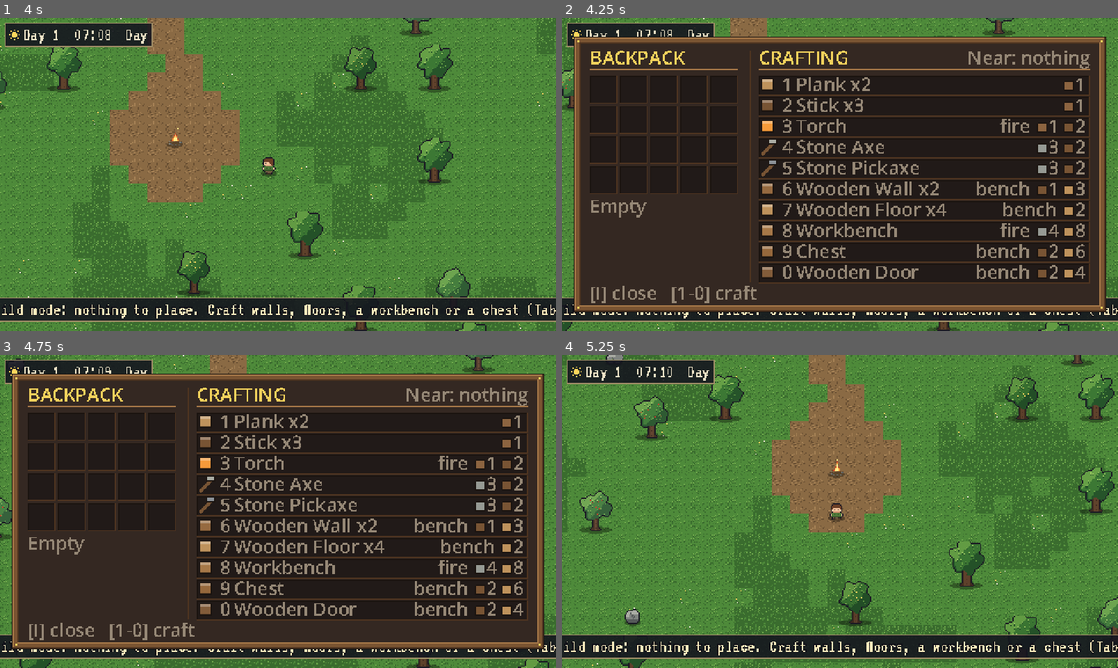
Above: before the commit, frames 1-4 (two rows, left to right).
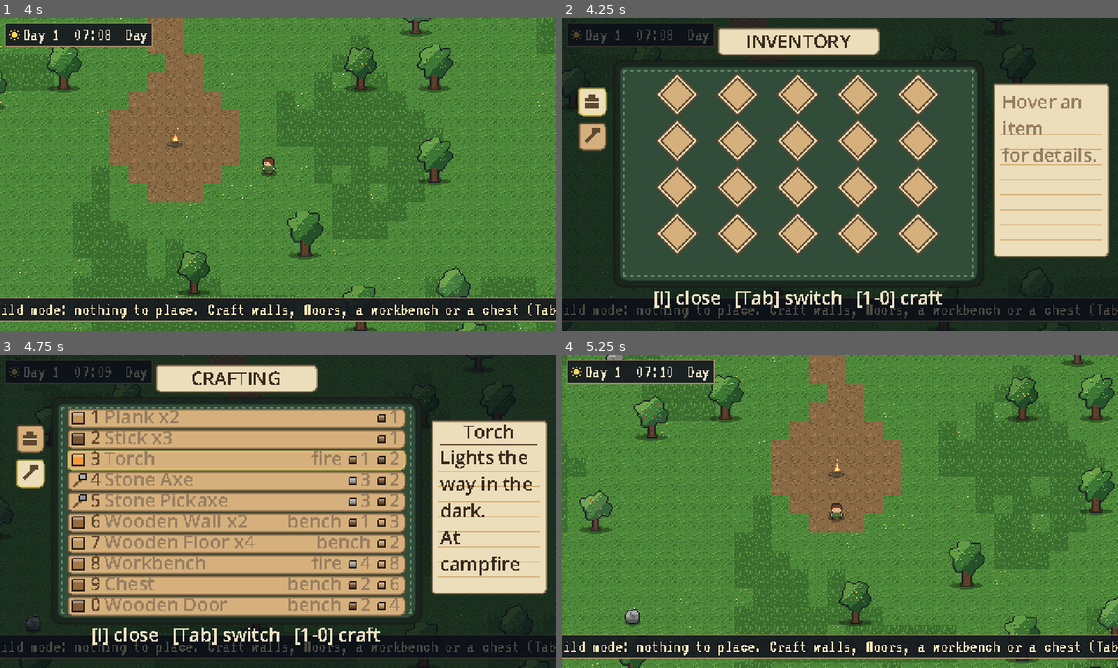
Above: after the commit, the same moments.

Repository: GillesBodart/laby
Game: Godot game, scene res://scenes/world/world.tscn
The game is run twice, just before and just after one commit, with the same random seed, the same clock (stepped at 60 frames per second) and the same inputs.
Inputs (mouse positions are in pixels of both pictures, inside the frame that each line leads up to):
- Up to frame 1 (4 s): tap Enter at 0.5 s; move the mouse to (400, 158) at 0.52 s; hold D (move_right) 0.53-1.28 s; tap Tab at 0.6, 1.55, 2.3, 3.05, 3.8 s; click (400, 158) at 0.67 s; move the mouse to (166, 190) at 1.27 s; hold S (move_down) 1.28-2.03 s; tap Q (build_next) at 1.35 s; click (166, 190) at 1.42 s; move the mouse to (333, 105) at 2.02 s; hold D (move_right) 2.03-2.78 s; hold F (build_place) 2.03-2.78 s; click (333, 105) at 2.17 s; move the mouse to (250, 237) at 2.77 s; hold W (move_up) 2.78-3.53 s; tap X (build_remove) at 2.85 s; click (250, 237) at 2.92 s; move the mouse to (444, 221) at 3.52 s; hold A (move_left) from 3.53 s (still down); hold B (build_toggle) from 3.53 s (still down); click (444, 221) at 3.67 s
- Up to frame 2 (4.25 s): keep holding A (move_left); keep holding B (build_toggle); tap I (inventory) at 4.15 s
- Up to frame 3 (4.75 s): keep holding A (move_left); move the mouse to (111, 464) at 4.27 s; release B (build_toggle) at 4.28 s; tap E (interact) at 4.35 s; click (111, 464) at 4.42 s; tap Tab at 4.55 s
- Up to frame 4 (5.25 s): tap Escape at 4.9 s; move the mouse to (867, 511) at 5.02 s; release A (move_left) at 5.03 s; hold S (move_down) from 5.03 s (still down); hold Shift (run) from 5.03 s (still down); click (867, 511) at 5.17 s

Frame 1 is identical in both runs. In frame 2, 90% of the frame differs, in the area x 0-100%, y 0-100%; in frame 3, 90%; in frame 4, nothing differs.

Commit message:
Backpack UI: diamond slots, note card, crafting tab (inspired by Pocket Inventory Series)
Co-authored-by: Copilot <223556219+Copilot@users.noreply.github.com>

Diff:
--- a/scripts/core/item_catalog.gd
+++ b/scripts/core/item_catalog.gd
@@ -32,6 +32,26 @@
 ]
 
 
+const DESC := {
+	"wood": "Rough logs from the Clearing's trees.",
+	"stone": "Grey stone. Good for tools and benches.",
+	"plank": "Cut planks. Used for all building.",
+	"stick": "Sturdy sticks for handles.",
+	"torch": "Lights the way in the dark.",
+	"stone_axe": "Chops trees faster.",
+	"stone_pickaxe": "Mines rocks faster.",
+	"wooden_wall": "Place with B. Blocks the way.",
+	"wooden_floor": "Place with B. Walkable.",
+	"workbench": "Place with B. Unlocks crafting.",
+	"chest": "Place with B. Opens the Stash (G).",
+	"wooden_door": "Place with B. F opens/closes.",
+}
+
+
+static func description(id: String) -> String:
+	return DESC.get(id, "")
+
+
 static func item_name(id: String) -> String:
 	return ITEMS[id].name
 
--- a/scripts/ui/crafting_panel.gd
+++ b/scripts/ui/crafting_panel.gd
@@ -1,47 +1,56 @@
 extends PanelContainer
-## Backpack + crafting screen (I). Pixel-RPG layout: item grid on the left,
-## recipe list on the right. Press 1-0 to craft the listed recipe.
+## Backpack / crafting screen (I). Two tabs (Tab key or click): a diamond-slot
+## backpack with an item note card, and the crafting list (1-0 or click).
 
 const KEYS := [KEY_1, KEY_2, KEY_3, KEY_4, KEY_5, KEY_6, KEY_7, KEY_8, KEY_9, KEY_0]
+const SIZE := Vector2(480, 270)
 const COLS := 5
-const SLOT := 24
-const GAP := 2
-const SIZE := Vector2(460, 238)
+const PITCH := Vector2(52, 40)
+const DIAMOND := 18
+const PANEL := Rect2(44, 36, 320, 196)
+const CARD := Rect2(372, 56, 100, 150)
+const TABS := ["INVENTORY", "CRAFTING"]
 
 const INK := Color8(27, 20, 16)
-const FRAME := Color8(122, 84, 50)
-const FRAME_LIGHT := Color8(166, 120, 72)
-const FRAME_DARK := Color8(78, 52, 32)
-const PARCHMENT := Color8(52, 40, 34)
-const SLOT_BG := Color8(33, 26, 24)
-const TEXT := Color8(238, 226, 196)
-const DIM := Color8(150, 136, 118)
+const GREEN_DARK := Color8(24, 38, 30)
+const GREEN := Color8(50, 76, 58)
+const GREEN_LINE := Color8(108, 148, 116)
+const CREAM := Color8(236, 222, 186)
+const TAN := Color8(214, 176, 124)
+const BROWN := Color8(96, 72, 48)
+const TEXT_DARK := Color8(58, 42, 30)
+const TEXT_LIGHT := Color8(238, 226, 196)
+const FADED := Color8(150, 126, 98)
 const GOLD := Color8(242, 210, 92)
-const OK := Color8(140, 210, 100)
-
+const OK := Color8(46, 110, 50)
+
+var tab := 0
 var _font: Font
+var _hover := -1
 
 
 func _ready() -> void:
+	if OS.get_cmdline_user_args().has("--tab=1"):
+		tab = 1
 	add_to_group("ui_panels")
 	visible = false
 	add_theme_stylebox_override("panel", StyleBoxEmpty.new())
 	custom_minimum_size = SIZE
 	size = SIZE
-	position = ((Vector2(480, 270) - SIZE) / 2.0).floor()
+	position = Vector2.ZERO
+	mouse_filter = Control.MOUSE_FILTER_IGNORE
 	_font = ThemeDB.fallback_font
-	var inv := _inventory()
-	if inv:
-		inv.changed.connect(queue_redraw)
 
 
 func _player() -> Player:
 	return GameState.players.get(GameState.local_peer_id())
 
 
-func _inventory() -> Inventory:
-	var p := _player()
-	return p.inventory if p else null
+func _process(_delta: float) -> void:
+	if not visible:
+		return
+	_hover = _hover_index(get_local_mouse_position())
+	queue_redraw()
 
 
 func _unhandled_input(event: InputEvent) -> void:
@@ -50,15 +59,26 @@
 			if p != self:
 				p.visible = false
 		visible = not visible
-		queue_redraw()
 		get_viewport().set_input_as_handled()
-	elif visible and event is InputEventKey and event.pressed and not event.echo:
+	elif not visible:
+		return
+	elif event is InputEventKey and event.pressed and not event.echo:
 		if event.physical_keycode == KEY_ESCAPE:
 			visible = false
-			return
-		var idx := KEYS.find(event.physical_keycode)
-		if idx >= 0 and idx < ItemCatalog.RECIPES.size():
-			craft(idx)
+		elif event.physical_keycode == KEY_TAB:
+			tab = (tab + 1) % TABS.size()
+		else:
+			var idx := KEYS.find(event.physical_keycode)
+			if idx >= 0 and idx < ItemCatalog.RECIPES.size():
+				craft(idx)
+	elif event is InputEventMouseButton and event.pressed and event.button_index == MOUSE_BUTTON_LEFT:
+		var m := get_local_mouse_position()
+		for i in TABS.size():
+			if _tab_rect(i).has_point(m):
+				tab = i
+				return
+		if tab == 1 and _hover >= 0:
+			craft(_hover)
 
 
 func craft(index: int) -> bool:
@@ -69,121 +89,196 @@
 	var ok := Crafting.craft(player.inventory, recipe, player.nearby_stations())
 	var item := ItemCatalog.item_name(recipe.id)
 	EventBus.notify.emit(("Crafted %s" % item) if ok else ("Cannot craft %s" % item))
-	queue_redraw()
 	return ok
 
 
+# ------------------------------------------------------------- layout
+
+func _tab_rect(i: int) -> Rect2:
+	return Rect2(14, 60 + i * 30, 24, 24)
+
+
+func _slot_center(i: int) -> Vector2:
+	var origin := PANEL.position + Vector2((PANEL.size.x - COLS * PITCH.x) / 2.0 + PITCH.x / 2.0, 30)
+	return origin + Vector2((i % COLS) * PITCH.x, (i / COLS) * PITCH.y)
+
+
+func _row_rect(i: int) -> Rect2:
+	return Rect2(PANEL.position.x + 14, PANEL.position.y + 10 + i * 18, PANEL.size.x - 28, 17)
+
+
+func _hover_index(m: Vector2) -> int:
+	if tab == 0:
+		for i in Inventory.DEFAULT_SLOTS:
+			var d := (m - _slot_center(i)).abs()
+			if d.x + d.y <= DIAMOND:
+				return i
+	else:
+		for i in ItemCatalog.RECIPES.size():
+			if _row_rect(i).has_point(m):
+				return i
+	return -1
+
+
 # ------------------------------------------------------------- drawing
 
-func _text(pos: Vector2, s: String, col: Color, fsize := 16) -> void:
-	draw_string(_font, pos, s, HORIZONTAL_ALIGNMENT_LEFT, -1, fsize, col)
-
-
-func _bevel_box(r: Rect2, fill: Color, light: Color, dark: Color) -> void:
-	draw_rect(r, fill)
-	draw_rect(Rect2(r.position, Vector2(r.size.x, 1)), light)
-	draw_rect(Rect2(r.position, Vector2(1, r.size.y)), light)
-	draw_rect(Rect2(r.position + Vector2(0, r.size.y - 1), Vector2(r.size.x, 1)), dark)
-	draw_rect(Rect2(r.position + Vector2(r.size.x - 1, 0), Vector2(1, r.size.y)), dark)
-
-
-func _draw_item_icon(r: Rect2, id: String) -> void:
+func _text(pos: Vector2, s: String, col: Color) -> void:
+	draw_string(_font, pos, s, HORIZONTAL_ALIGNMENT_LEFT, -1, 16, col)
+
+
+func _text_center(cx: float, y: float, s: String, col: Color) -> void:
+	var w := _font.get_string_size(s, HORIZONTAL_ALIGNMENT_LEFT, -1, 16).x
+	_text(Vector2(cx - w / 2.0, y), s, col)
+
+
+func _box(r: Rect2, fill: Color, border: Color, radius := 4) -> void:
+	var sb := StyleBoxFlat.new()
+	sb.bg_color = fill
+	sb.border_color = border
+	sb.set_border_width_all(1)
+	sb.set_corner_radius_all(radius)
+	draw_style_box(sb, r)
+
+
+func _diamond(c: Vector2, r: float, fill: Color, border: Color) -> void:
+	var pts := PackedVector2Array([c + Vector2(0, -r), c + Vector2(r, 0), c + Vector2(0, r), c + Vector2(-r, 0)])
+	draw_colored_polygon(pts, fill)
+	pts.append(pts[0])
+	draw_polyline(pts, border, 1.0)
+
+
+func _icon(c: Vector2, id: String, half := 6) -> void:
 	var col: Color = ItemCatalog.ITEMS[id].color
-	var c := r.get_center().floor()
-	var h := 5
 	if ItemCatalog.tool_of(id) != "":
-		# Tool: handle plus head.
-		draw_line(c + Vector2(-5, 6), c + Vector2(5, -4), Color8(120, 84, 52), 2.0)
-		draw_rect(Rect2(c + Vector2(1, -7), Vector2(7, 4)), col)
-		draw_rect(Rect2(c + Vector2(1, -7), Vector2(7, 4)), INK, false)
-		return
-	draw_rect(Rect2(c - Vector2(h, h), Vector2(h * 2, h * 2)), col)
-	draw_rect(Rect2(c - Vector2(h, h), Vector2(h * 2, 2)), col.lightened(0.3))
-	draw_rect(Rect2(c + Vector2(-h, h - 2), Vector2(h * 2, 2)), col.darkened(0.3))
-	draw_rect(Rect2(c - Vector2(h, h), Vector2(h * 2, h * 2)), INK, false)
+		draw_line(c + Vector2(-half, half), c + Vector2(half, -half + 2), Color8(120, 84, 52), 2.0)
+		var head := Rect2(c + Vector2(1, -half - 1), Vector2(half + 1, 5))
+		draw_rect(head, col)
+		draw_rect(head, INK, false)
+		return
+	var r := Rect2(c - Vector2(half, half), Vector2(half * 2, half * 2))
+	draw_rect(r, col)
+	draw_rect(Rect2(r.position, Vector2(r.size.x, 2)), col.lightened(0.3))
+	draw_rect(Rect2(r.position + Vector2(0, r.size.y - 2), Vector2(r.size.x, 2)), col.darkened(0.3))
+	draw_rect(r, INK, false)
 
 
 func _draw() -> void:
 	var player := _player()
 	if player == null:
 		return
-	# Frame.
-	draw_rect(Rect2(Vector2.ZERO, SIZE), INK)
-	_bevel_box(Rect2(Vector2(1, 1), SIZE - Vector2(2, 2)), FRAME, FRAME_LIGHT, FRAME_DARK)
-	_bevel_box(Rect2(Vector2(5, 5), SIZE - Vector2(10, 10)), PARCHMENT, FRAME_DARK, FRAME_LIGHT)
-	# Corner studs.
-	for p in [Vector2(3, 3), Vector2(SIZE.x - 5, 3), Vector2(3, SIZE.y - 5), Vector2(SIZE.x - 5, SIZE.y - 5)]:
-		draw_rect(Rect2(p, Vector2(2, 2)), GOLD)
-
-	# --- Backpack (left).
-	var gx := 14.0
-	_text(Vector2(gx, 24), "BACKPACK", GOLD)
-	draw_rect(Rect2(gx, 28, COLS * (SLOT + GAP) - GAP, 1), FRAME_LIGHT)
+	draw_rect(Rect2(Vector2.ZERO, SIZE), Color(0.03, 0.05, 0.08, 0.72))
+
+	# Title plaque.
+	var title := Rect2(PANEL.position.x + PANEL.size.x / 2.0 - 70, 8, 140, 24)
+	_box(title, CREAM, BROWN, 3)
+	draw_rect(Rect2(title.position + Vector2(3, 3), title.size - Vector2(6, 6)), Color(0, 0, 0, 0), false)
+	_text_center(title.get_center().x, 26, TABS[tab], TEXT_DARK)
+
+	# Side tabs.
+	for i in TABS.size():
+		var r := _tab_rect(i)
+		_box(r, CREAM if tab == i else TAN, GOLD if tab == i else BROWN, 3)
+		if i == 0:
+			var c := r.get_center()
+			draw_rect(Rect2(c + Vector2(-6, -3), Vector2(12, 9)), BROWN)
+			draw_rect(Rect2(c + Vector2(-3, -6), Vector2(6, 3)), BROWN)
+			draw_rect(Rect2(c + Vector2(-6, 0), Vector2(12, 1)), CREAM)
+		else:
+			var c := r.get_center()
+			draw_line(c + Vector2(-5, 5), c + Vector2(4, -4), BROWN, 2.0)
+			draw_rect(Rect2(c + Vector2(0, -7), Vector2(7, 4)), BROWN)
+
+	# Green panel with dashed inner frame.
+	_box(PANEL, GREEN_DARK, INK, 8)
+	var inner := PANEL.grow(-5)
+	_box(inner, GREEN, GREEN_DARK, 6)
+	var f := inner.grow(-4)
+	var x := f.position.x
+	while x < f.end.x:
+		draw_rect(Rect2(x, f.position.y, 3, 1), GREEN_LINE)
+		draw_rect(Rect2(x, f.end.y - 1, 3, 1), GREEN_LINE)
+		x += 6
+	var y := f.position.y
+	while y < f.end.y:
+		draw_rect(Rect2(f.position.x, y, 1, 3), GREEN_LINE)
+		draw_rect(Rect2(f.end.x - 1, y, 1, 3), GREEN_LINE)
+		y += 6
+
+	var detail_id := ""
+	var detail_extra := ""
+	if tab == 0:
+		detail_id = _draw_backpack(player)
+	else:
+		detail_id = _draw_crafting(player)
+		if _hover >= 0:
+			var rec: Dictionary = ItemCatalog.RECIPES[_hover]
+			detail_extra = "At %s" % rec.station if rec.station != "" else "Craft anywhere"
+	_draw_card(detail_id, detail_extra)
+	_text_center(PANEL.get_center().x, 247, "[I] close   [Tab] switch   [1-0] craft", TEXT_LIGHT)
+
+
+func _draw_backpack(player: Player) -> String:
 	var inv := player.inventory
-	var hover_name := ""
+	var hovered := ""
 	for i in inv.slots.size():
-		var col := i % COLS
-		var row := i / COLS
-		var r := Rect2(gx + col * (SLOT + GAP), 34 + row * (SLOT + GAP), SLOT, SLOT)
-		_bevel_box(r, SLOT_BG, INK, FRAME_DARK)
+		var c := _slot_center(i)
 		var s: Dictionary = inv.slots[i]
+		var selected := i == _hover
+		_diamond(c, DIAMOND, CREAM, GOLD if selected else BROWN)
+		_diamond(c, DIAMOND - 4, Color8(240, 200, 140) if selected else TAN, BROWN)
 		if s.is_empty():
 			continue
-		_draw_item_icon(r, s.id)
+		_icon(c + Vector2(0, -3), s.id)
+		if selected:
+			hovered = s.id
 		if s.count > 1:
-			var t := str(s.count)
-			var w := _font.get_string_size(t, HORIZONTAL_ALIGNMENT_LEFT, -1, 16).x
-			_text(r.position + Vector2(SLOT - w - 1, SLOT - 2) + Vector2(1, 1), t, INK)
-			_text(r.position + Vector2(SLOT - w - 1, SLOT - 2), t, TEXT)
-	# Item name list under the grid.
-	var ly := 34 + ((inv.slots.size() + COLS - 1) / COLS) * (SLOT + GAP) + 14.0
-	var names: Dictionary = {}
-	for s in inv.slots:
-		if not s.is_empty():
-			names[s.id] = int(names.get(s.id, 0)) + s.count
-	if names.is_empty():
-		_text(Vector2(gx, ly), "Empty", DIM)
-	else:
-		for id in names:
-			_text(Vector2(gx, ly), "%s x%d" % [ItemCatalog.item_name(id), names[id]], TEXT)
-			ly += 13.0
-			if ly > SIZE.y - 24:
-				break
-
-	# --- Crafting (right).
-	var cx := 160.0
-	draw_rect(Rect2(cx - 8, 12, 1, SIZE.y - 38), FRAME_DARK)
-	_text(Vector2(cx, 24), "CRAFTING", GOLD)
+			var t := "%d" % s.count
+			var p := c + Vector2(-_font.get_string_size(t, HORIZONTAL_ALIGNMENT_LEFT, -1, 16).x / 2.0, 12)
+			_text(p + Vector2(1, 1), t, INK)
+			_text(p, t, TEXT_LIGHT)
+	return hovered
+
+
+func _draw_crafting(player: Player) -> String:
+	var inv := player.inventory
 	var stations := player.nearby_stations()
-	var near := "Near: " + (", ".join(stations) if not stations.is_empty() else "nothing")
-	var nw := _font.get_string_size(near, HORIZONTAL_ALIGNMENT_LEFT, -1, 16).x
-	_text(Vector2(SIZE.x - 14 - nw, 24), near, DIM)
-	draw_rect(Rect2(cx, 28, SIZE.x - cx - 14, 1), FRAME_LIGHT)
 	for i in ItemCatalog.RECIPES.size():
 		var rec: Dictionary = ItemCatalog.RECIPES[i]
-		var y := 34.0 + i * 18.0
 		var ok := Crafting.can_craft(inv, rec, stations)
-		var row_r := Rect2(cx, y, SIZE.x - cx - 14, 17)
-		_bevel_box(row_r, Color8(64, 50, 42) if ok else SLOT_BG, INK, FRAME_DARK)
-		_draw_item_icon(Rect2(cx + 1, y + 1, 15, 15), rec.id)
-		_text(Vector2(cx + 20, y + 13), "%d" % ((i + 1) % 10), GOLD if ok else DIM)
+		var r := _row_rect(i)
+		_box(r, CREAM if ok else TAN, GOLD if i == _hover else BROWN, 3)
+		_icon(r.position + Vector2(10, 8.5), rec.id, 5)
+		_text(r.position + Vector2(20, 13), "%d" % ((i + 1) % 10), BROWN)
 		var label := ItemCatalog.item_name(rec.id)
 		if rec.out > 1:
 			label += " x%d" % rec.out
-		_text(Vector2(cx + 32, y + 13), label, TEXT if ok else DIM)
-		var cx_end := row_r.end.x - 4
+		_text(r.position + Vector2(32, 13), label, TEXT_DARK if ok else FADED)
+		var ex := r.end.x - 5
 		for k in rec["in"].keys():
 			var amount := "%d" % rec["in"][k]
 			var aw := _font.get_string_size(amount, HORIZONTAL_ALIGNMENT_LEFT, -1, 16).x
-			_text(Vector2(cx_end - aw, y + 13), amount, OK if ok else DIM)
-			var ir := Rect2(cx_end - aw - 9, y + 5, 8, 8)
-			var icol: Color = ItemCatalog.ITEMS[k].color
-			draw_rect(ir, icol)
-			draw_rect(ir, INK, false)
-			cx_end -= aw + 14
+			_text(Vector2(ex - aw, r.position.y + 13), amount, OK if ok else FADED)
+			_icon(Vector2(ex - aw - 6, r.position.y + 8.5), k, 3)
+			ex -= aw + 16
 		if rec.station != "":
 			var tag := "bench" if rec.station == "workbench" else "fire"
 			var tw := _font.get_string_size(tag, HORIZONTAL_ALIGNMENT_LEFT, -1, 16).x
-			_text(Vector2(cx_end - tw - 2, y + 13), tag, GOLD if ok else DIM)
-
-	_text(Vector2(14, SIZE.y - 11), "[I] close   [1-0] craft", DIM)
+			_text(Vector2(ex - tw, r.position.y + 13), tag, BROWN if ok else FADED)
+	return ItemCatalog.RECIPES[_hover].id if _hover >= 0 else ""
+
+
+func _draw_card(id: String, extra: String) -> void:
+	_box(CARD, CREAM, BROWN, 2)
+	var ly := CARD.position.y + 44
+	while ly < CARD.end.y - 6:
+		draw_rect(Rect2(CARD.position.x + 6, ly, CARD.size.x - 12, 1), TAN)
+		ly += 13
+	if id == "":
+		draw_multiline_string(_font, CARD.position + Vector2(8, 22), "Hover an item\nfor details.", HORIZONTAL_ALIGNMENT_LEFT, CARD.size.x - 16, 16, -1, FADED)
+		return
+	_text_center(CARD.get_center().x, CARD.position.y + 16, ItemCatalog.item_name(id), TEXT_DARK)
+	draw_rect(Rect2(CARD.position.x + 8, CARD.position.y + 21, CARD.size.x - 16, 1), BROWN)
+	var body := ItemCatalog.description(id)
+	if extra != "":
+		body += "\n" + extra
+	draw_multiline_string(_font, CARD.position + Vector2(8, 38), body, HORIZONTAL_ALIGNMENT_LEFT, CARD.size.x - 16, 16, -1, TEXT_DARK)
Binary file added: panel2.png
